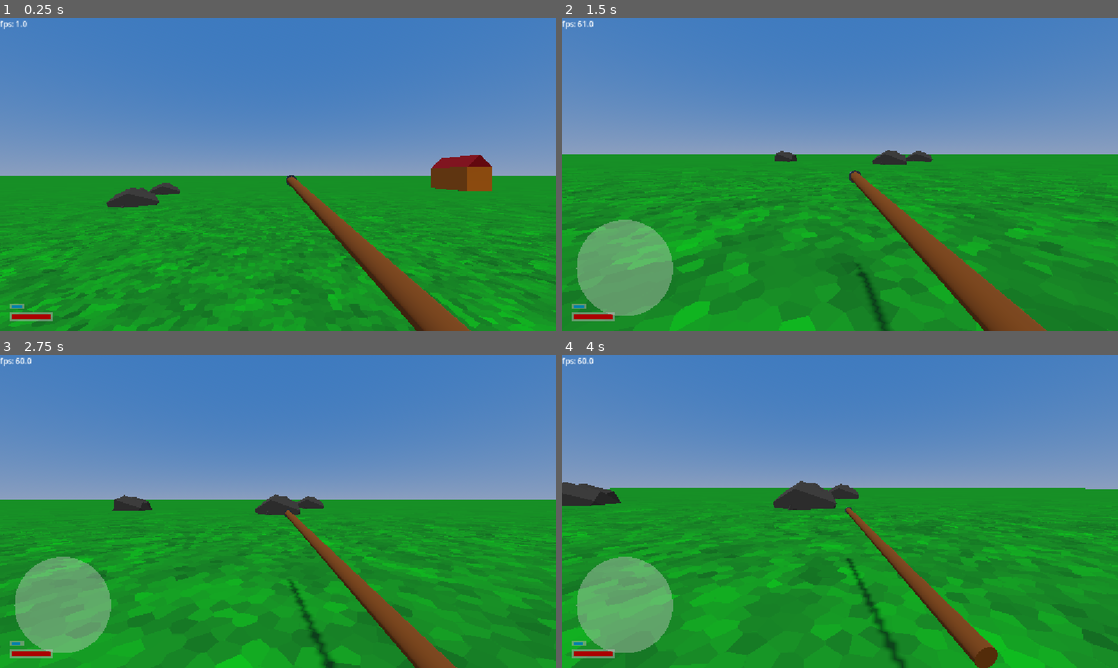
Above: before the commit, frames 1-4 (two rows, left to right).
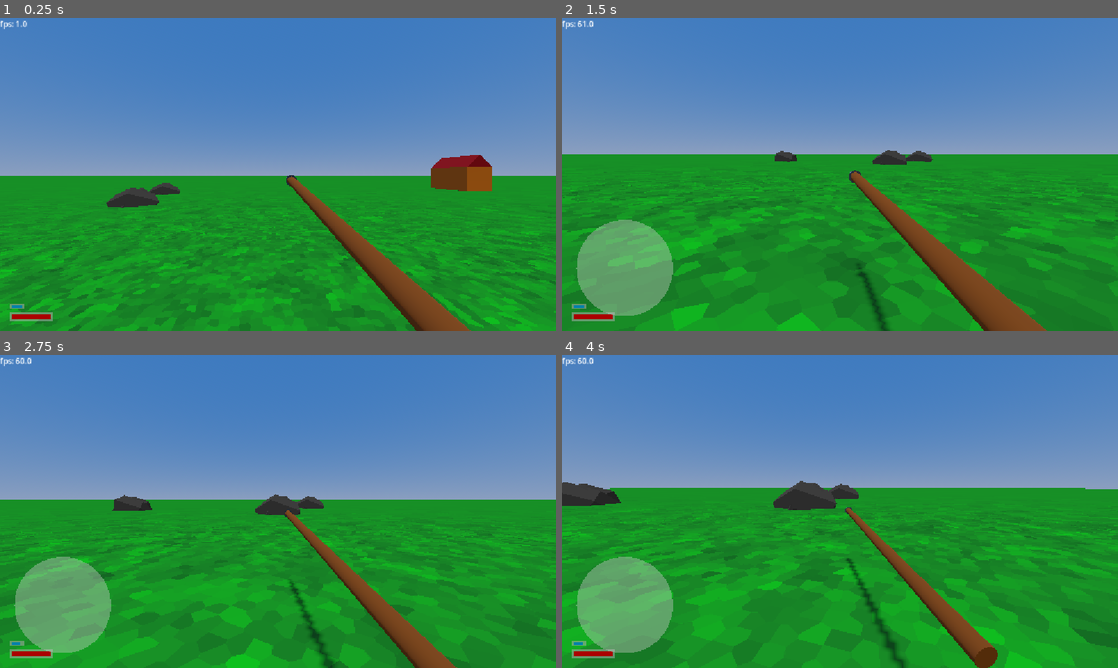
Above: after the commit, the same moments.

Repository: jmdejong/slibog
Game: Godot game, scene res://scenes/start.tscn
Same seed, same stepped clock (60 frames per second), same inputs: the game is played once before the commit and once after it.
Inputs (mouse positions are in pixels of both pictures, inside the frame that each line leads up to):
- Up to frame 1 (0.25 s): no input
- Up to frame 2 (1.5 s): move the mouse to (962, 158) at 0.52 s; hold D (right) 0.53-1.28 s; click (962, 158) at 0.6 s; move the mouse to (812, 174) at 1.27 s; hold W (forwards) from 1.28 s (still down); click (812, 174) at 1.35 s
- Up to frame 3 (2.75 s): keep holding W (forwards); move the mouse to (289, 505) at 2.02 s; hold Shift (sprint) from 2.03 s (still down); click (289, 505) at 2.3 s
- Up to frame 4 (4 s): keep holding W (forwards); move the mouse to (834, 517) at 2.77 s; release Shift (sprint) at 2.78 s; tap G (toggle_gravity) at 2.85 s; click (834, 517) at 3.05 s; move the mouse to (878, 514) at 3.52 s; click (878, 514) at 3.6 s

The runs differ from the first frame. In frame 1, 1.6% of the frame differs, in the area x 0-100%, y 60-100%; in frame 2, 2.0%; in frame 3, 2.2%; in frame 4, 2.7%, in the area x 0-100%, y 49-100%.

Commit message:
fix ground shader on mobile web (ceil broken)

Diff:
--- a/code/menu_ui.gd
+++ b/code/menu_ui.gd
@@ -1,6 +1,7 @@
 extends Control
 
 func end_run() -> void:
+	visible = true
 	$EndRun.visible = true
 	await get_tree().create_timer(1).timeout
 	%Return.visible = true
--- a/code/shaders/ground.gdshader
+++ b/code/shaders/ground.gdshader
@@ -11,24 +11,33 @@
 	world_position = VERTEX;
 }
 
+float hash1(ivec2 t) {
+	return float(abs(t.x * 123459 + t.y * 234567 + 543) % 100) / 100.0;
+}
+float hash2(ivec2 t) {
+	return float(abs(t.x * 987653 + t.y * 754215 + 129) % 100) / 100.0;
+}
+
 vec2 texelpos(ivec2 texel) {
 	return vec2(
-		float(texel.x) + float((texel.x * 123459 + texel.y * 234567 + 543) % 100) / 200.0 - 0.25,
-		float(texel.y) + float((texel.x * 987653 + texel.y * 754215 + 129) % 100) / 200.0 - 0.25
+		float(texel.x) + (hash1(texel) - 0.5)/2.0,
+		float(texel.y) + (hash2(texel) - 0.5)/2.0
 	);
 }
 
 void fragment() {
 	vec2 p = world_position.xz / pixel_size;
 	ivec2 pf = ivec2(floor(p));
-	ivec2 pc = ivec2(ceil(p));
-	ivec2 corners[4] = { pf, ivec2(pc.x, pf.y), ivec2(pf.x, pc.y), pc };
+	ivec2 pc = pf + ivec2(1, 1);//ivec2(ceil(p));
+	ivec2 pcf = pf + ivec2(1, 0);//ivec2(int(ceil(p.x)), int(floor(p.y)));
+	ivec2 pfc = pf + ivec2(0, 1);//ivec2(int(floor(p.x)), int(ceil(p.y)));
+	ivec2 corners[4] = { pf, pcf, pfc, pc };
 
 	float distances[4];
-	float min_distance = 999999.0;
+	//float min_distance = 999999.0;
 	for (int i=0; i<4; ++i) {
 		float d = distance(texelpos(corners[i]), p);
-		float min_distance = min(d, min_distance);
+		//float min_distance = min(d, min_distance);
 		distances[i] = d;
 	}
 	ivec2 t = distances[0] < distances[1] ? (
@@ -45,4 +54,19 @@
 	);
 	//ALBEDO = texelFetch(tex, t % tex_size, 0).xyz;
 	ALBEDO = texture(tex, vec2(t)/float(tex_size)).xyz;
+	//if ((t.x + t.y)%2 == 0) {
+		//ALBEDO = vec3(0, 0, 0);
+	//} else {
+		//ALBEDO = vec3(1, 1, 1);
+	//}
+	//ALBEDO = vec3(p, 0);
+	//ALBEDO = vec3(distance(p, vec2(pcf)), 0, 0);
+	//ALBEDO = vec3(vec2(pc) - p, 0);
+	//float c = distance(vec2(t), p);
+	//ALBEDO = vec3(c, c, c);
+	//ALBEDO = vec3(
+		//float(abs(pf.x * 1234547 + pf.y * 32432401 + 2409587)%200)/200.0,
+		//float(abs(pf.x * 34823181 + pf.y * 6187137 + 317878)%200)/200.0,
+		//float(abs(pf.x * 84317105 + pf.y * 1804877 + 12134870)%200)/200.0
+	//);
 }
--- a/code/touch_ui.gd
+++ /dev/null
@@ -1,27 +0,0 @@
-class_name TouchUi
-extends Control
-
-
-var touch_enabled: bool = false
-var touch_has_dragged: bool = true
-var touch_started: bool = false
-
-func _input(event: InputEvent) -> void:
-	if !touch_enabled and (event is InputEventScreenDrag or event is InputEventScreenTouch):
-		visible = true
-		touch_enabled = true
-
-func _on_click_area_gui_input(event: InputEvent) -> void:
-	#prints("some gui event", event)
-	if event is InputEventScreenTouch and event.pressed:
-		touch_has_dragged = false
-		touch_started = true
-	if event is InputEventScreenTouch and not event.pressed and not touch_has_dragged:
-		touch_started = false
-		#print("attack!")
-		Input.action_press("attack")
-		get_parent().artificial_input.emit()
-		Input.action_release("attack")
-	if event is InputEventScreenDrag:
-		touch_has_dragged = true
-		get_parent().rotate_view.emit(-event.relative / get_window().size.y)
--- a/scenes/main.tscn
+++ b/scenes/main.tscn
@@ -122,6 +122,7 @@
 
 [node name="Control" type="Control" parent="." unique_id=1834852640]
 layout_mode = 1
+anchors_preset = 8
 anchor_left = 0.5
 anchor_top = 0.5
 anchor_right = 0.5
@@ -192,7 +193,7 @@
 grow_horizontal = 2
 grow_vertical = 0
 theme = SubResource("Theme_it4ap")
-text = "Spawn"
+text = "Reincarnate"
 
 [connection signal="pressed" from="CharacterPreview2/NextClass" to="." method="change_selected_class" binds= [1]]
 [connection signal="pressed" from="CharacterPreview2/PrevClass" to="." method="change_selected_class" binds= [-1]]
--- a/scenes/menu_ui.tscn
+++ b/scenes/menu_ui.tscn
@@ -59,6 +59,6 @@
 grow_horizontal = 2
 grow_vertical = 2
 theme = SubResource("Theme_tuyoq")
-text = "Return"
+text = "Ascend"
 
 [connection signal="pressed" from="EndRun/Return" to="." method="return_to_main"]
Not shown, removed: code/touch_ui.gd.uid
